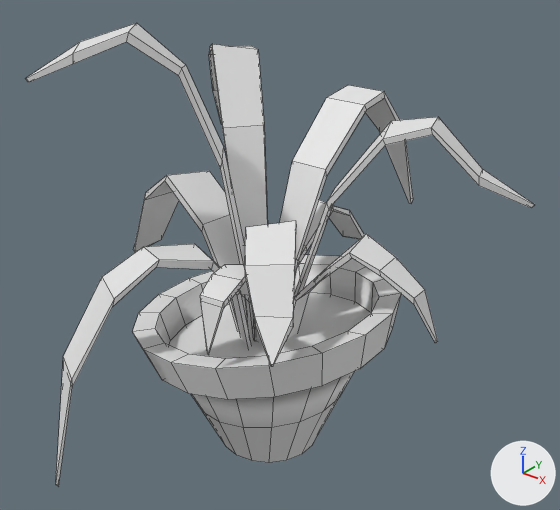
Two versions of the FBX model Assets/3D Assets/Wohnbereich/Zimmerpflanze.fbx, one commit apart.
One viewpoint serves both versions: a 50 mm lens placed at (1.262, -1.522, 1.573), pointed at (-0.018, 0.078, 0.581). The axes (+X, +Y, +Z) are drawn at lower right. The lights are the same throughout. Mesh edges are drawn as thin lines.

Names of what the first picture shows: 'Pflanze', 'Topf'.
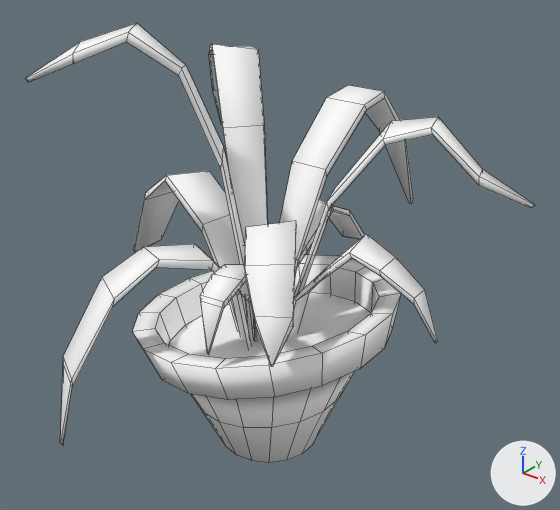
Edits to the bpy script that builds the scene:
```text
Add mat_pflanze:
    mat_pflanze = principled_material('Pflanze')
    mat_pflanze.base_color = (1.0, 1.0, 1.0)  # white #ffffff
    mat_pflanze.roughness = 0.69
Add mat_topf:
    mat_topf = principled_material('Topf')
    mat_topf.base_color = (1.0, 1.0, 1.0)  # white #ffffff
    mat_topf.roughness = 0.69
Change me_cylinder_001:
    used by ob_pflanze; location = (0.0, 0.0, 0.0)
    before: 197 (-0.265, -0.61, 0.058) at pixel (55, 484), 199 (-0.262, -0.604, 0.048) at pixel (58, 486), 201 (-0.268, -0.607, 0.058) at pixel (55, 483), 203 (-0.265, -0.602, 0.049) at pixel (58, 485)
    remove me_cylinder_001.from_pydata(...)  # 280 vertices, 250 faces; spans x -0.74..0.644, y -0.61..0.767, z 0.048..1.242
    add me_cylinder_001.from_pydata(...)  # 280 vertices, 250 faces; spans x -0.74..0.644, y -0.576..0.767, z 0.171..1.242
    me_cylinder_001 part 2
    add for i in [197, 199, 201, 203]: me_cylinder_001.vertices[i].co += Vector((0.001, 0.034, 0.123))
    me_cylinder_001 part 3: edges marked sharp go from 479 to 0
    add me_cylinder_001.materials.append(mat_pflanze)  # white #ffffff
Change me_cylinder_002:
    where me_cylinder_002.from_pydata(...)  # 108 vertices, 110 faces; spans x -0.387..0.374, y -0.391..0.391, z 0.0..0.526
    used by ob_topf; location = (0.0, 0.0, 0.0)
    me_cylinder_002 part 1: edges marked sharp go from 180 to 0
    add me_cylinder_002.materials.append(mat_topf)  # white #ffffff
```

Boxes [x1, y1, x2, y2] around the edits, measured in the pictures (560 x 510 px; the box of a moved part takes in the faces that stretch with it):
'Pflanze', recoloured, reshaped, shading changed (9% shorter)
    before: [25, 23, 534, 487]
    after: [25, 23, 534, 445]
'Topf', recoloured, shading changed
    both: [132, 255, 401, 463]
part 2 of me_cylinder_001, moved or reshaped
    before: [56, 357, 72, 487]
    after: [60, 357, 72, 445]
part 3 of me_cylinder_001, shading changed
    both: [25, 23, 534, 387]
